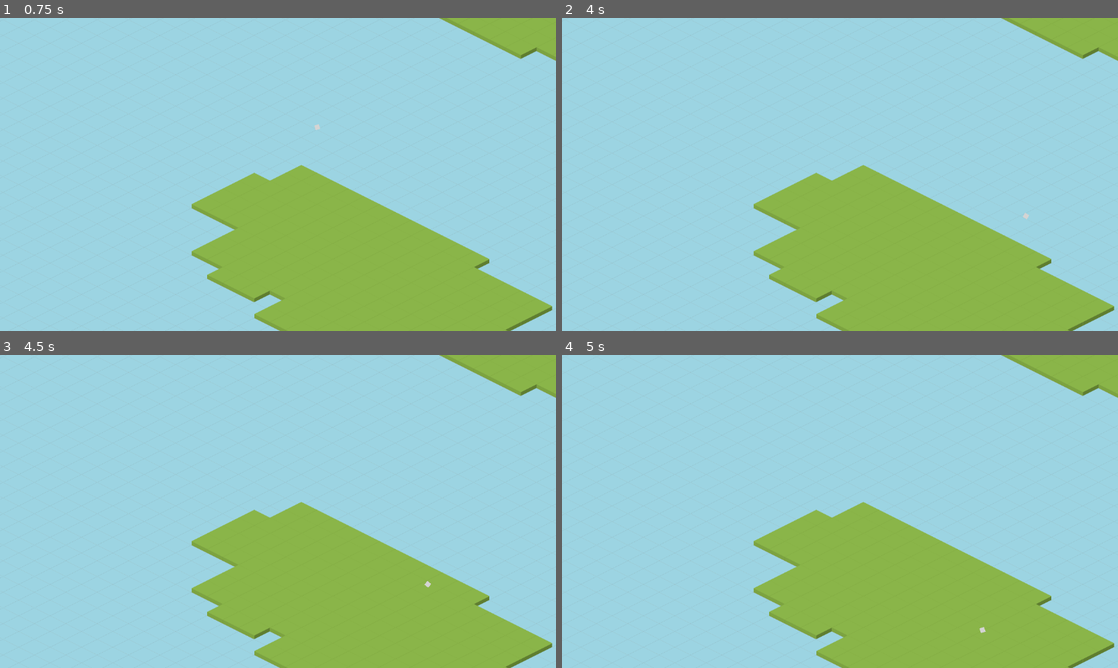
Above: before the commit, frames 1-4 (two rows, left to right).
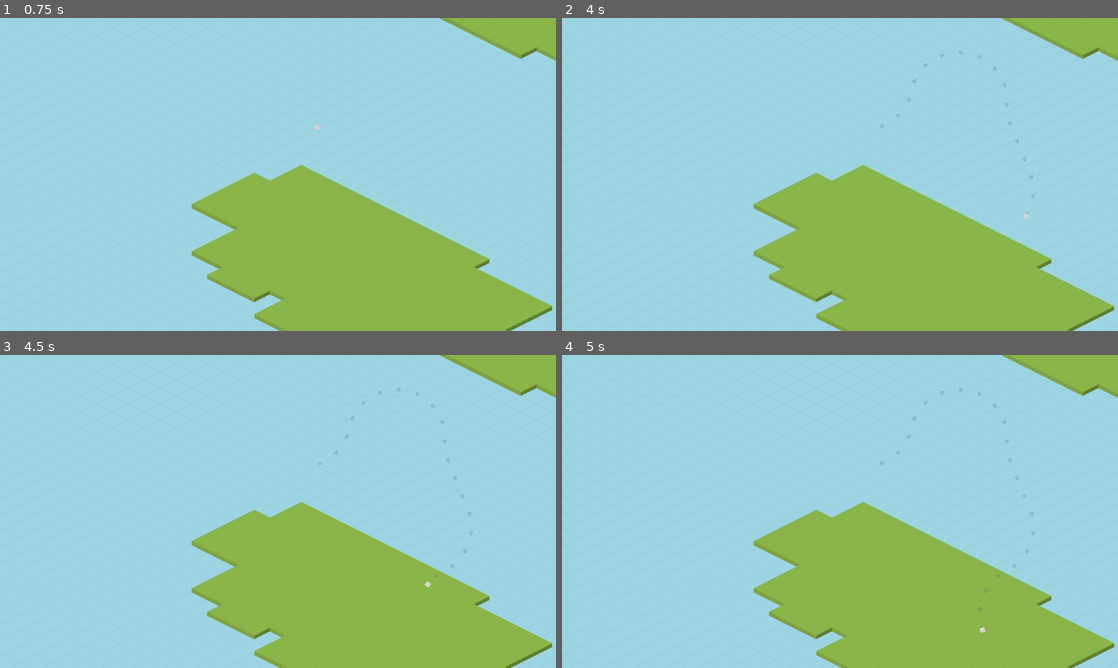
Above: after the commit, the same moments.

Repository: namatoj/nordicgamejam2024_seagull
Game: Godot game, scene res://scenes/title_screen.tscn
Two runs of this game, one before a commit and one after it. Both use one fixed random seed, a clock stepped at 60 frames per second and the inputs below.
Inputs (mouse positions are in pixels of both pictures, inside the frame that each line leads up to):
- Up to frame 1 (0.75 s): click "Start" at 0.5 s
- Up to frame 2 (4 s): tap Enter at 1.25, 2.75 s; move the mouse to (962, 158) at 1.27 s; tap Space at 2, 3.5 s; move the mouse to (728, 190) at 2.02 s; move the mouse to (895, 105) at 2.77 s; move the mouse to (812, 237) at 3.52 s
- Up to frame 3 (4.5 s): tap Enter at 4.25 s; move the mouse to (444, 558) at 4.27 s
- Up to frame 4 (5 s): no input

Frame 1 is identical in both runs. In frame 2, less than 0.1% of the frame differs, in the area x 57-86%, y 10-63%; in frame 3, less than 0.1%; in frame 4, less than 0.1%, in the area x 57-86%, y 10-88%.

Commit message:
Add marker to level on emitted signal

Diff:
--- a/entities/seagull/player_flock.gd
+++ b/entities/seagull/player_flock.gd
@@ -1,12 +1,20 @@
 extends Node2D
+
+signal place_marker(position, rotation)
 
 @export var speed = 400
 @export var rotation_speed = 2
+@export var trail_length = 20
 var target = Vector2.ZERO
+var acc_rotation = 0.0
+
+var last_trail_marker_pos = Vector2.ZERO
+
+
 
 # Called when the node enters the scene tree for the first time.
 func _ready():
-	pass # Replace with function body.
+	last_trail_marker_pos = position
 
 func _input(event):
 	if event is InputEventMouseMotion:
@@ -15,7 +23,28 @@
 # Called every frame. 'delta' is the elapsed time since the previous frame.
 func _process(delta):
 	var angle_to_mouse = position.direction_to(target).angle()
+	var old_rotation = rotation
 	rotation = rotate_toward(rotation, angle_to_mouse, delta * rotation_speed)
+	acc_rotation += rotation - old_rotation
+
+	if abs(acc_rotation) > 2 * PI:
+		print("loop happened")
+		acc_rotation = 0
 
 	var velocity = Vector2.from_angle(rotation) * speed
 	position += velocity * delta
+
+	if should_add_trail_marker():
+		pass
+		# Emit signal for level to act on!
+		# var marker = trail_marker.instantiate()
+
+		# add_child(marker.)
+
+func should_add_trail_marker():
+	if last_trail_marker_pos.distance_to(position) > 75:
+		last_trail_marker_pos = position
+		print("add marker")
+		place_marker.emit(position, rotation)
+		return true
+	return false
--- a/entities/seagull/player_flock.tscn
+++ b/entities/seagull/player_flock.tscn
@@ -4,7 +4,10 @@
 [ext_resource type="PackedScene" uid="uid://b4cqwo2ebvhwp" path="res://entities/seagull/seagull.tscn" id="2_ft5c6"]
 
 [node name="Player Flock" type="Node2D"]
+z_index = 2
 script = ExtResource("1_brghv")
 metadata/_edit_group_ = true
 
 [node name="Seagull" parent="." instance=ExtResource("2_ft5c6")]
+
+[node name="Line2D" type="Line2D" parent="."]
--- /dev/null
+++ b/entities/trail_marker.tscn
@@ -0,0 +1,9 @@
+[gd_scene load_steps=2 format=3 uid="uid://c6gs834oad1gs"]
+
+[ext_resource type="Texture2D" uid="uid://c5ys8hjs8nkct" path="res://art/arrow_marker.png" id="1_tkinv"]
+
+[node name="Trail Marker" type="Sprite2D"]
+modulate = Color(1, 1, 1, 0.215686)
+z_index = 1
+scale = Vector2(2, 2)
+texture = ExtResource("1_tkinv")
--- a/scenes/level_1.tscn
+++ b/scenes/level_1.tscn
@@ -1,9 +1,11 @@
-[gd_scene load_steps=3 format=3 uid="uid://dwo5n4s0u5xig"]
+[gd_scene load_steps=4 format=3 uid="uid://dwo5n4s0u5xig"]
 
 [ext_resource type="PackedScene" uid="uid://7lussdms2lva" path="res://scenes/tile_map.tscn" id="1_j1hdi"]
+[ext_resource type="Script" path="res://scripts/level_1.gd" id="1_kmv8a"]
 [ext_resource type="PackedScene" uid="uid://c424xis6gej4s" path="res://entities/seagull/player_flock.tscn" id="2_0kmc0"]
 
 [node name="main" type="Node2D"]
+script = ExtResource("1_kmv8a")
 
 [node name="TileMap" parent="." instance=ExtResource("1_j1hdi")]
 layer_0/tile_data = PackedInt32Array(-131071, 3, 0, -131070, 3, 0, -131069, 3, 0, -131068, 3, 0, -131067, 3, 0, -131066 …(81018 unchanged characters)…
@@ -13,3 +15,5 @@
 zoom = Vector2(0.5, 0.5)
 
 [node name="Player Flock" parent="." instance=ExtResource("2_0kmc0")]
+
+[connection signal="place_marker" from="Player Flock" to="." method="_on_player_flock_place_marker"]
--- /dev/null
+++ b/scripts/level_1.gd
@@ -0,0 +1,18 @@
+extends Node2D
+var trail_marker = preload("res://entities/trail_marker.tscn")
+
+# Called when the node enters the scene tree for the first time.
+func _ready():
+	pass # Replace with function body.
+
+
+# Called every frame. 'delta' is the elapsed time since the previous frame.
+func _process(delta):
+	pass
+
+
+func _on_player_flock_place_marker(position, rotation):
+	var marker = trail_marker.instantiate()
+	marker.position = position
+	marker.rotation = rotation
+	add_child(marker)
Binary file added: art/arrow_marker.png
Not shown, added: art/arrow_marker.png.import
